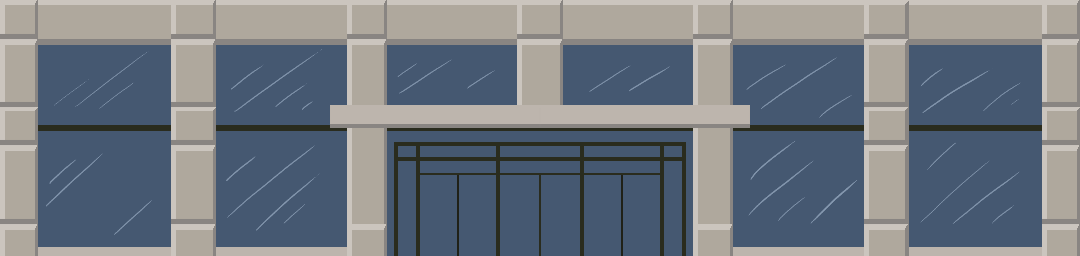
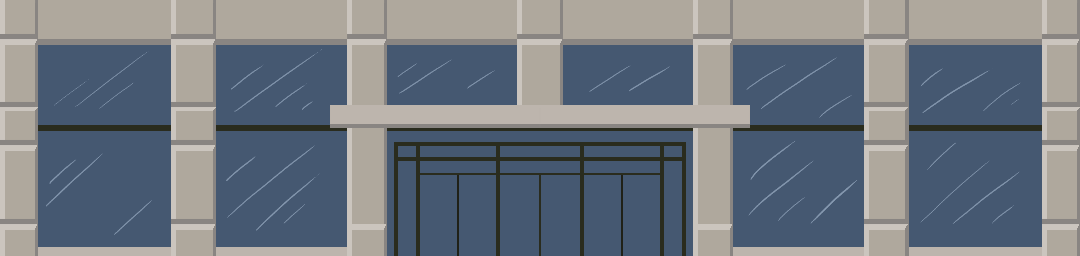
Revision of a layered (1080, 256) image; what changed, layer by layer:
painted on "PILLAR_SHADOWS" over [5, 0, 1079, 5]
painted on "PILLAR_HIGHLIGHTS" over [5, 0, 1079, 5]
